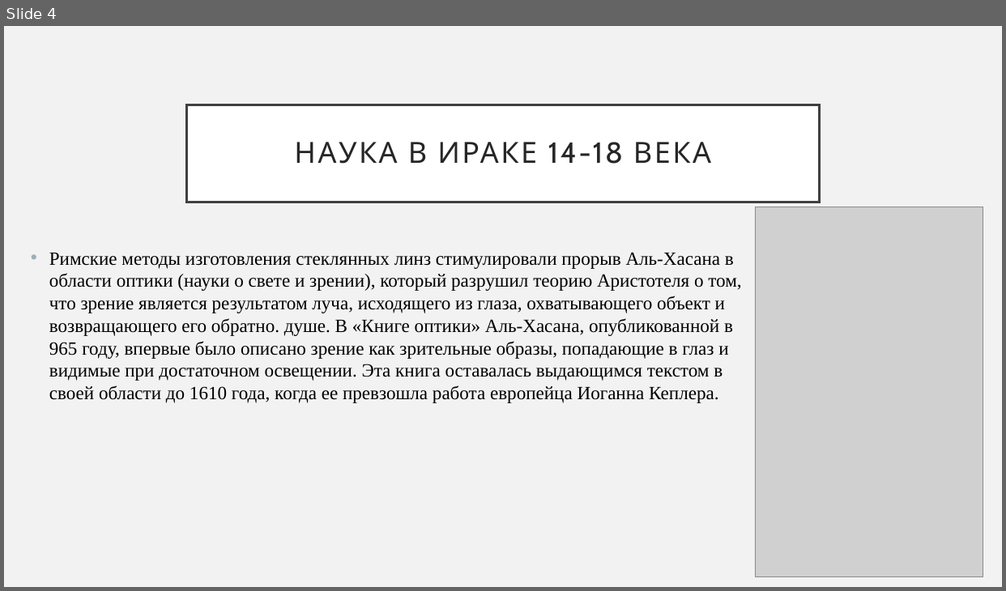
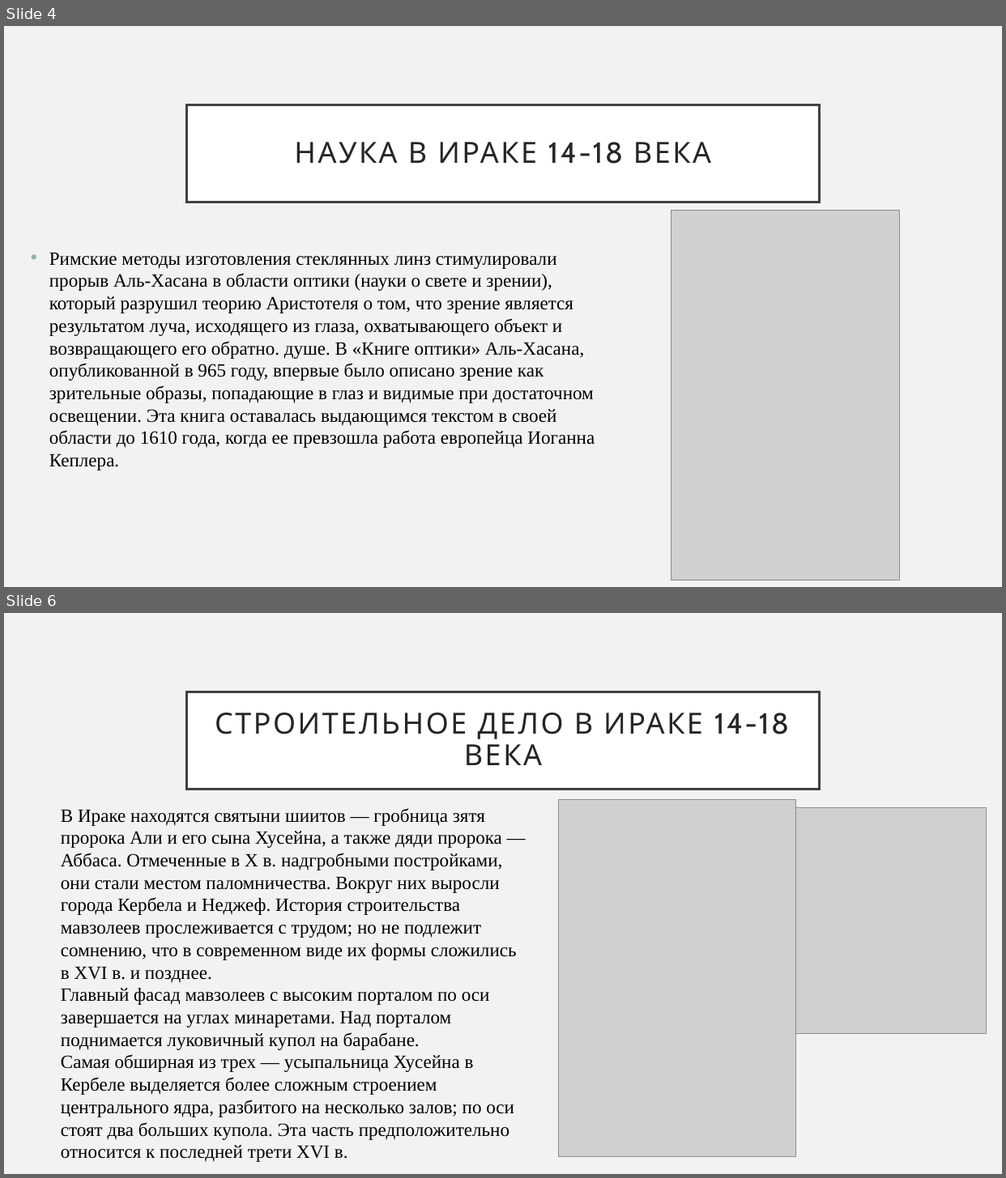
Before and after one commit to DnineO/3-term-of-SPBSTU, a slide deck: История и методология науки/Наука и строительное дело в Ираке 14-18 века.pptx. Shown one above the other, each under a label of ours: slide 4 before the commit, slides 4 and 6 after it; the slides between them are not shown. The pictures are 1006x591 and 1006x1178 pixels, drawn with LibreOffice and Linux fonts; fonts in the diff are those of the drawing; grey boxes stand for pictures. Boxes give left, top, right and bottom in pixels: in the first picture for what was removed or moved away, otherwise in the second. Text is boxed around its words. In the diff, an @@ line names an element or a change of style, - is before the commit and + after.

```diff
--- a/История и методология науки/Наука и строительное дело в Ираке 14-18 века.pptx
+++ b/История и методология науки/Наука и строительное дело в Ираке 14-18 века.pptx
@@ slide 6 added at (x1=4, y1=613, x2=1002, y2=1174), background #F2F2F2 @@
@@ title added at (x1=187, y1=692, x2=819, y2=789), fill #FFFFFF, outline #404040 2.5 pt, 28 pt, text #262626 @@
+СТРОИТЕЛЬНОЕ ДЕЛО В ИРАКЕ 14-18 ВЕКА
@@ picture added at (x1=559, y1=799, x2=797, y2=1157) @@
@@ text added at (x1=61, y1=808, x2=517, y2=1162), 18 pt, text #000000 @@
+В Ираке находятся святыни шиитов — гробница зятя пророка Али и его сына Хусейна, а также дяди пророка — Аббаса. Отмеченные в X в. надгробными постройками, они стали местом паломничества. Вокруг них выросли города Кербела и Неджеф. История строительства мавзолеев прослеживается с трудом; но не подлежит сомнению, что в современном виде их формы сложились в XVI в. и позднее.
+Главный фасад мавзолеев с высоким порталом по оси завершается на углах минаретами. Над порталом поднимается луковичный купол на барабане.
+Самая обширная из трех — усыпальница Хусейна в Кербеле выделяется более сложным строением центрального ядра, разбитого на несколько залов; по оси стоят два больших купола. Эта часть предположительно относится к последней трети XVI в.
@@ picture added at (x1=796, y1=807, x2=986, y2=1033) @@
@@ slide 4 changed as well @@
@@ picture moved from (x1=755, y1=207, x2=983, y2=577) to (x1=671, y1=211, x2=900, y2=581) @@
@@ text "Римские методы изготовления стеклянных линз ..." rewrapped from (x1=49, y1=252, x2=741, y2=403) to (x1=49, y1=253, x2=594, y2=471) @@
```
Also in this commit, not shown: 6 other slides changed, 2 other slides added, 1 slide removed.
